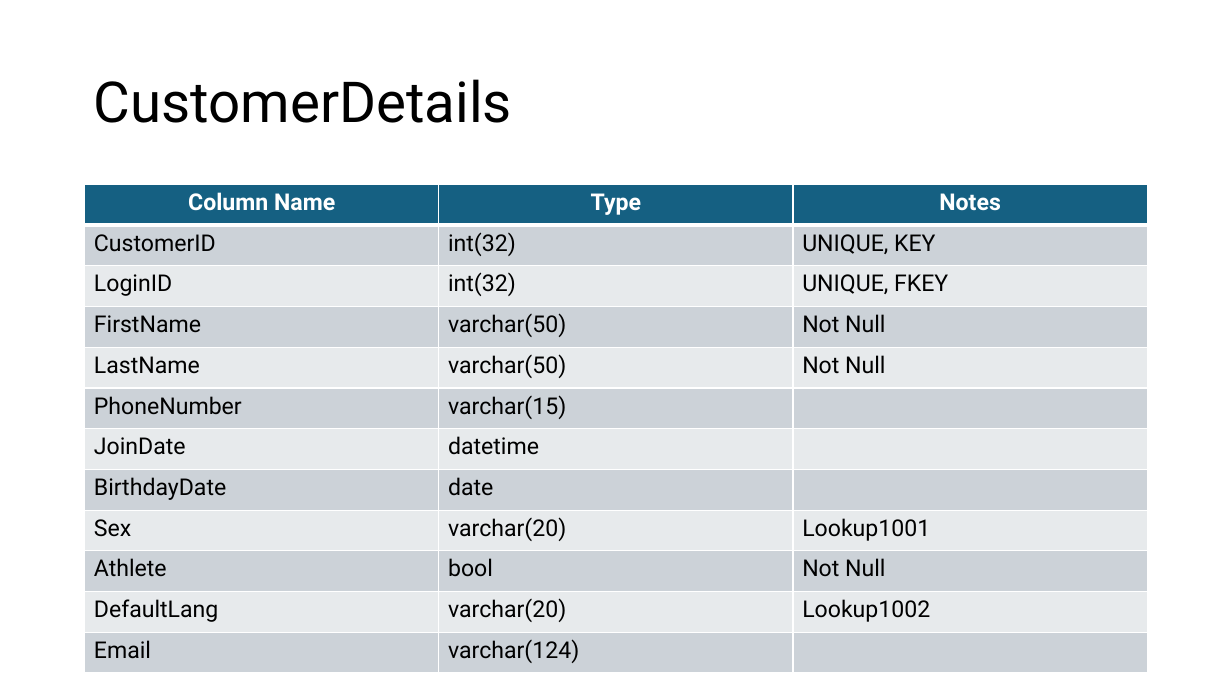
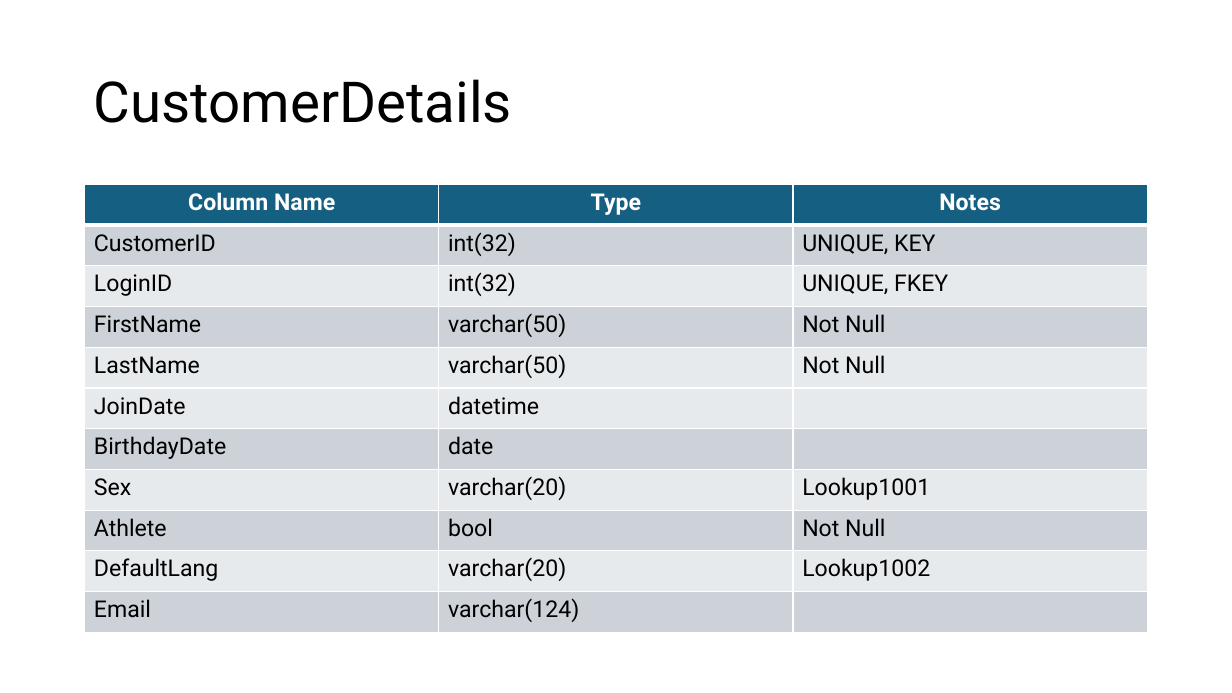
Before and after one commit to ShAntwan/Relive, a slide deck: slide 4 of ProjectDocumentaion/TableDesigns.pptx. Drawn at 1232x693 pixels with LibreOffice and Linux fonts; fonts in the diff are those of the drawing. Boxes give left, top, right and bottom in pixels: in the first picture for what was removed or moved away, otherwise in the second. Text is boxed around its words. In the diff, an @@ line names an element or a change of style, - is before the commit and + after.

```diff
--- a/ProjectDocumentaion/TableDesigns.pptx
+++ b/ProjectDocumentaion/TableDesigns.pptx
@@ table at (85,185,1147,674) @@
-row 6: PhoneNumber | varchar(15) | 
```
Also in this commit, not shown: 1 other slide changed, 21 other files.
